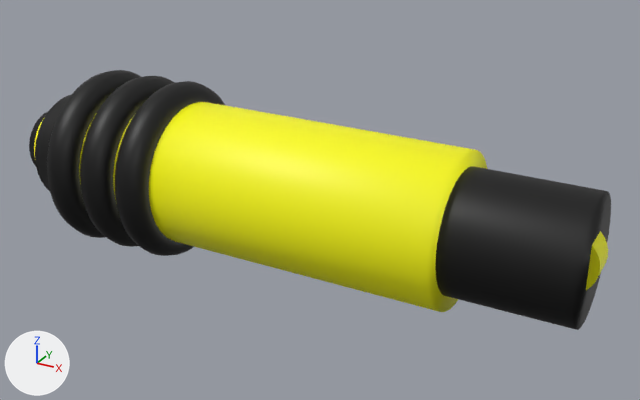
Renders of the Blender file assets/weapon/weapon.blend from each side of a commit.
Before and after are seen from a camera (50 mm lens) standing at (5.87, -9.29, 4.65) and looking at (0.66, 0.18, -0.09). Arrows for +X, +Y and +Z are at lower left; the lights stay in place.

The first picture shows 'Cyl2', 'Cylinder.001', 'Ring1', 'Ring2', 'Ring3', 'Trigger'.
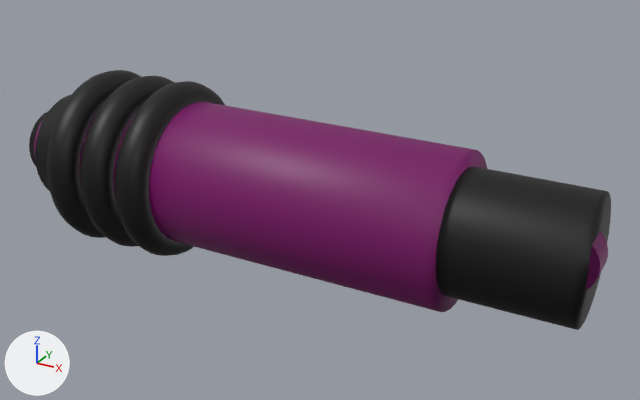
What differs and where, as boxes [x1, y1, x2, y2] in the pictures (640 x 400 px):
'Cyl2', recoloured (yellow to purple): [79, 102, 487, 312] in both
'Trigger', recoloured (yellow to purple): [586, 231, 608, 290] in both

Patch to the scene script:
```diff
--- a/assets/weapon/weapon.blend.py
+++ b/assets/weapon/weapon.blend.py
@@ mat_yellow_001 @@
+mat_yellow_001 = principled_material('Yellow.001')
+mat_yellow_001.base_color = (0.186, 0.00141, 0.127)  # dark purple #770564
@@ me_cylinder @@
 me_cylinder.from_pydata(...)  # 64 vertices, 34 faces; spans x -1.0..1.0, y -1.0..1.0, z -1.0..1.0
-me_cylinder.materials.append(mat_yellow)  # yellow #ffff00
+me_cylinder.materials.append(mat_yellow_001)  # dark purple #770564
@@ me_cylinder_001 @@
 me_cylinder_001.from_pydata(...)  # 64 vertices, 34 faces; spans x -1.0..1.0, y -1.0..1.0, z -1.0..1.0
-me_cylinder_001.materials.append(mat_yellow)  # yellow #ffff00
+me_cylinder_001.materials.append(mat_yellow_001)  # dark purple #770564
```
